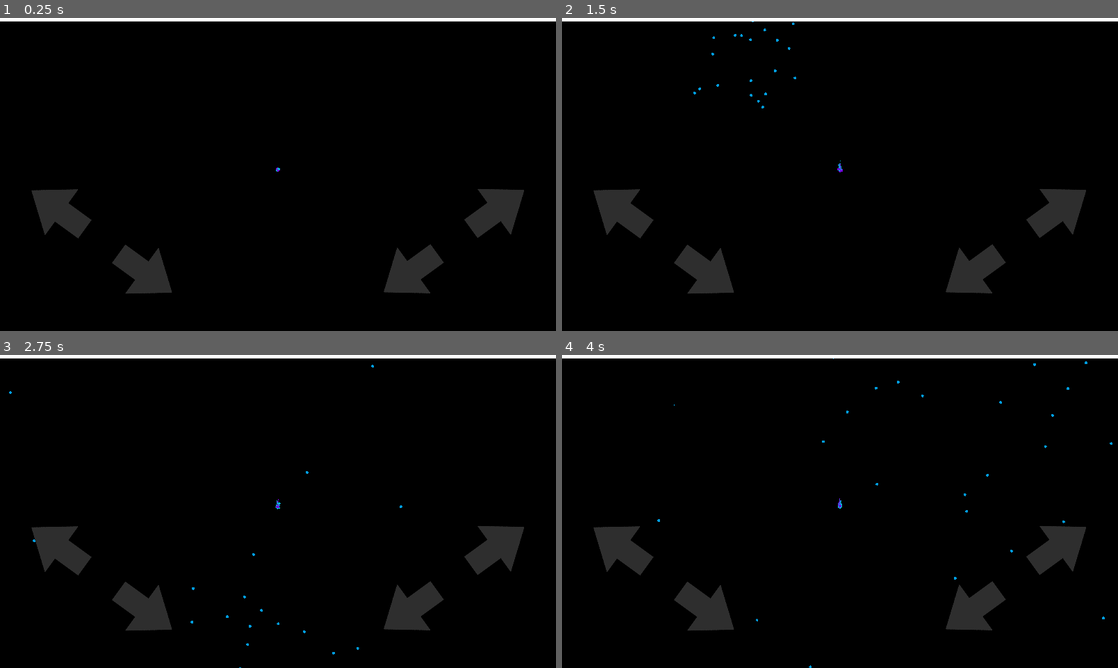
Above: before the commit, frames 1-4 (two rows, left to right).
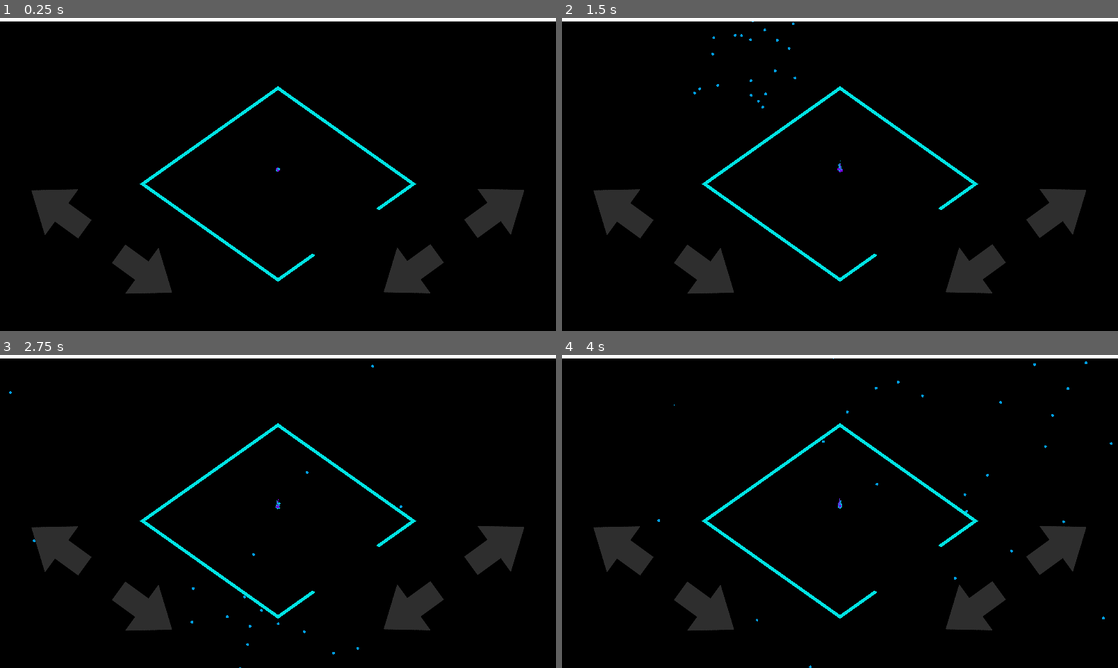
Above: after the commit, the same moments.

Repository: Pomoc48/iso-game
Game: Godot game, scene res://scenes/Level.tscn
The game is run twice, just before and just after one commit, with the same random seed, the same clock (stepped at 60 frames per second) and the same inputs.
Inputs (mouse positions are in pixels of both pictures, inside the frame that each line leads up to):
- Up to frame 1 (0.25 s): no input
- Up to frame 2 (1.5 s): click (617, 208) at 0.5 s; click (706, 274) at 1.25 s
- Up to frame 3 (2.75 s): click (411, 611) at 2 s
- Up to frame 4 (4 s): click (1062, 549) at 2.75 s; click (617, 545) at 3.5 s

The runs differ from the first frame. In frame 1, 1.1% of the frame differs, in the area x 25-75%, y 21-85%; in frame 2, 1.1%; in frame 3, 1.1%; in frame 4, 1.1%.

Commit message:
Fix no platform emission

Diff:
--- a/materials/emission.tres
+++ b/materials/emission.tres
@@ -1,8 +1,5 @@
-[gd_resource type="StandardMaterial3D" format=2]
+[gd_resource type="StandardMaterial3D" format=3 uid="uid://dfpo4albcak7l"]
 
 [resource]
 emission_enabled = true
-emission = Color( 0, 0.878431, 0.878431, 1 )
-emission_energy = 1.0
-emission_operator = 0
-emission_on_uv2 = false
+emission = Color(0, 0.878431, 0.878431, 1)
--- a/scripts/Platform.gd
+++ b/scripts/Platform.gd
@@ -24,9 +24,8 @@
 
 func _recolor():
 	var material: StandardMaterial3D = Globals.get_emission_material(0)
-	material.emission_energy = 0
+	_border.set_surface_override_material(0, material)
 
-	_border.set_surface_override_material(0, material)
 	# _play_tween_animation(material, 0, 1)
 
 
Not shown: 1 places in scenes/Level.tscn that only renumber resources
